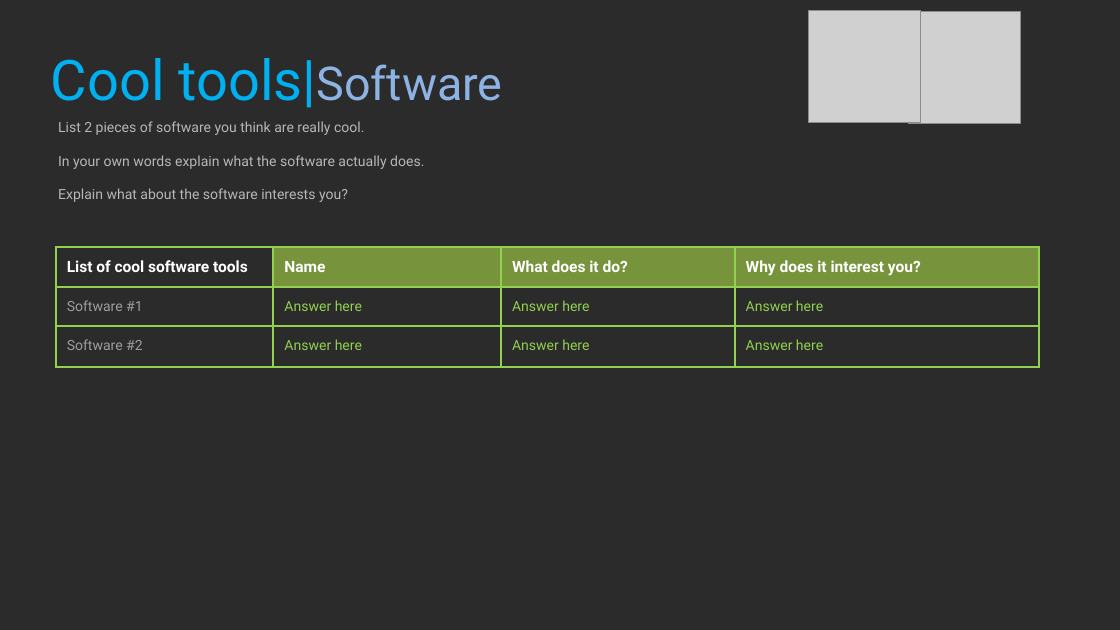
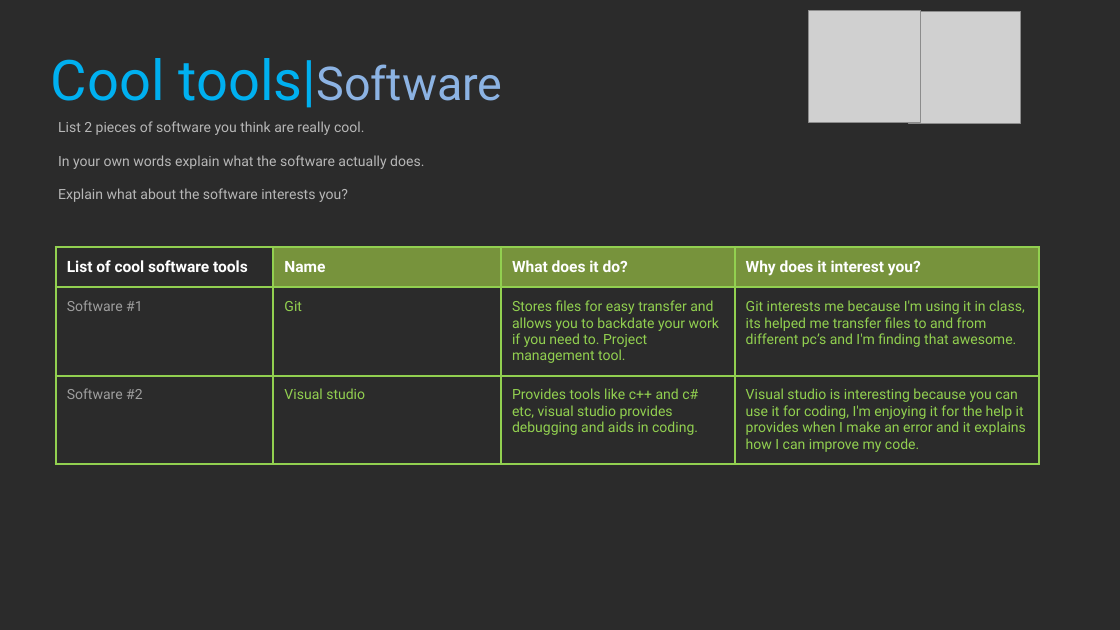
Before and after one commit to BenMate/ProfStudy1, a slide deck: slide 14 of 2021_Professional_Studies_1_YourName.pptx. Drawn at 1120x630 pixels with LibreOffice and Linux fonts; fonts in the diff are those of the drawing; grey boxes stand for pictures; background and template pictures are left out; a plain dark background stands for a picture behind light text. Boxes give left, top, right and bottom in pixels: in the first picture for what was removed or moved away, otherwise in the second. Text is boxed around its words. In the diff, an @@ line names an element or a change of style, - is before the commit and + after.

```diff
--- a/2021_Professional_Studies_1_YourName.pptx
+++ b/2021_Professional_Studies_1_YourName.pptx
@@ table at (56,246,1039,467) @@
-row 2: Software #1 | Answer here | Answer here | Answer here
+row 2: Software #1 | Git | Stores files for easy transfer and allows you to backdate your work if you need to. Project management tool. | Git interests me because I'm using it in class, its helped me transfer files to and from different pc’s and I'm finding that awesome.
-row 3: Software #2 | Answer here | Answer here | Answer here
+row 3: Software #2 | Visual studio | Provides tools like c++ and c# etc, visual studio provides debugging and aids in coding. | Visual studio is interesting because you can use it for coding, I'm enjoying it for the help it provides when I make an error and it explains how I can improve my code.
```
Also in this commit, not shown: 26 other slides changed, 6 other files.
